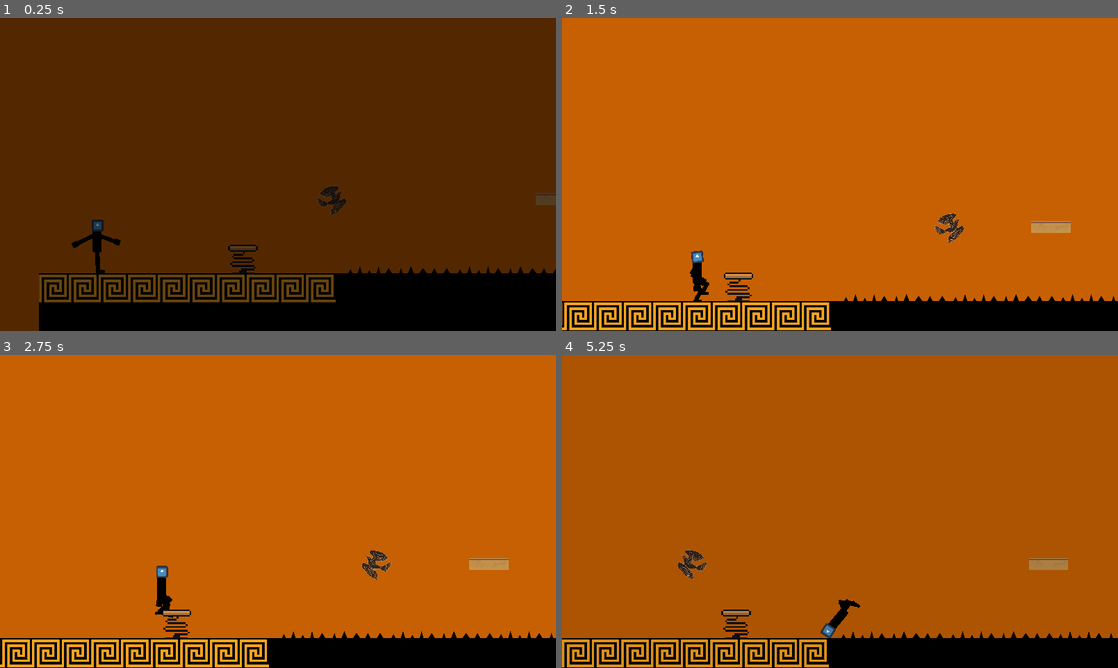
Above: before the commit, frames 1-4 (two rows, left to right).
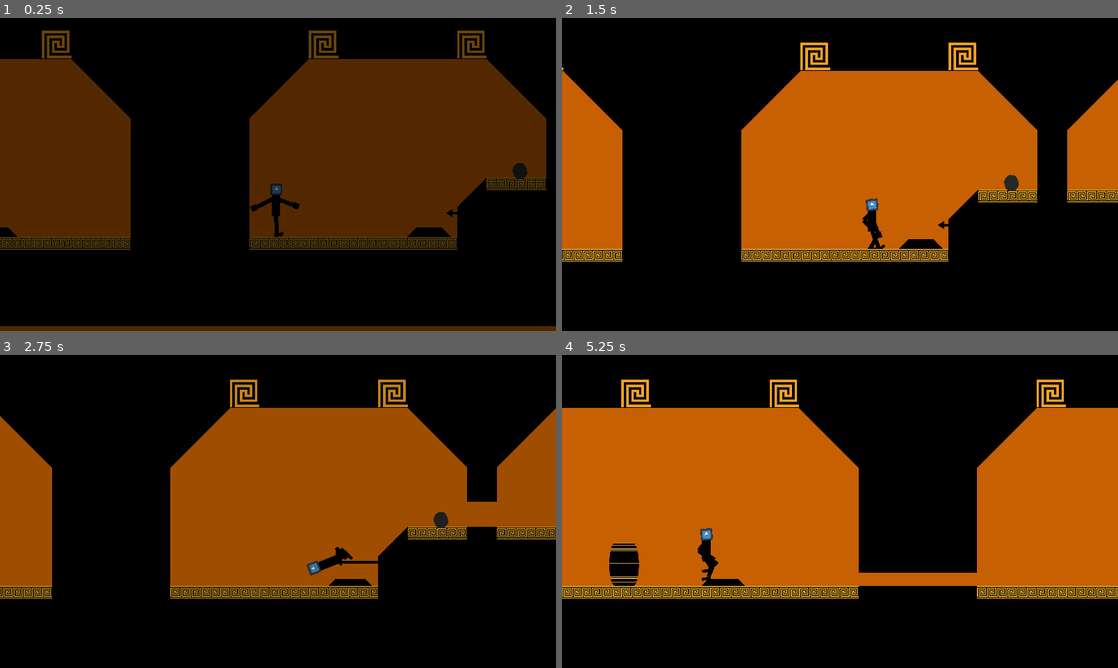
Above: after the commit, the same moments.

Repository: franmatijevic/GreekPlatformer
Game: Godot game, scene res://src/myths/myth_1/levels/level_2.tscn
Two runs of this game, one before a commit and one after it. Both use one fixed random seed, a clock stepped at 60 frames per second and the inputs below. This scene is started directly instead of the project's main scene. The engine's default icon, where the game draws it, is replaced by a stand-in: a white triangle on a blue panel in a dark square.
Inputs:
- Up to frame 1 (0.25 s): no input
- Up to frame 2 (1.5 s): tap Enter (ui_accept) at 0.5, 0.77 s; hold D (right) from 0.53 s (still down); tap Space (pickThrow) at 0.6 s; tap F (shoot) at 1.35 s
- Up to frame 3 (2.75 s): tap Enter (ui_accept) at 1.52 s; release D (right) at 2.03 s; hold A (left) from 2.03 s (still down); tap Space (pickThrow) at 2.1 s
- Up to frame 4 (5.25 s): release A (left) at 2.78 s; hold D (right) 2.78-4.28 s; tap F (shoot) at 2.85, 4.35 s; tap Enter (ui_accept) at 3.02, 3.77, 4.52 s; tap Space (pickThrow) at 3.6, 5.1 s; hold A (left) 4.28-5.03 s; hold D (right) from 5.03 s (still down)

The runs differ from the first frame. In frame 1, 49% of the frame differs, in the area x 0-100%, y 0-100%; in frame 2, 60%; in frame 3, 93%; in frame 4, 92%.

Commit message:
Implementirana Atena
Implementirana Atena kao pomoc pri prvom skupljanju kamena

Diff:
--- a/greekplatformer/src/dialogue/level_2_dialogue/lvl_2_help_1.json
+++ b/greekplatformer/src/dialogue/level_2_dialogue/lvl_2_help_1.json
@@ -1,8 +1,8 @@
 {
 	"lvl_2_help_1": [
-		{"speaker": "Atena", "text": "You can pick up rocks using the SPACE button.", "action": "none"},
+		{"speaker": "Atena", "text": "You can pick up rocks using the SPACE button.", "action": "fade", "parameters": {"duration": 4, "targetAlpha": 1.0}},
 		{"speaker": "Atena", "text": "You can also throw rocks with SPACE.", "action": "none"},
 		{"speaker": "Atena", "text": "You can calmly drop rocks with S.", "action": "none"},
-		{"speaker": "Atena", "text": "Good luck!", "action": "exit"}
+		{"speaker": "Atena", "text": "Good luck!", "action": "fade", "parameters": {"duration": 4, "targetAlpha": 0.0}}
 	]
 }
--- a/greekplatformer/src/environment/NPCs/NPC.gd
+++ b/greekplatformer/src/environment/NPCs/NPC.gd
@@ -5,7 +5,11 @@
 @export var speed: float = 100
 
 var moving = false
+var fading = false
 var targetPosition = Vector2()
+var fade_target_alpha
+var fade_duration
+var fade_timer = 0.0
 
 func _ready():
 	SignalBus.connect("npc_enter", Callable(self, "_on_npc_enter"))
@@ -14,8 +18,10 @@
 	position = entryPosition
 
 func _process(delta):
-	if(moving):
+	if (moving):
 		move_toward_position(delta)
+	if fading:
+		update_fade(delta)
 
 func move_toward_position(delta):
 	var direction = (targetPosition - position).normalized()
@@ -34,9 +40,23 @@
 	targetPosition = exitPosition
 	moving = true
 
+func update_fade(delta):
+	fade_timer += delta
+	var progress = clamp(fade_timer / fade_duration, 0, 1)
+	var new_alpha = lerp(modulate.a, fade_target_alpha, progress)
+	modulate.a = new_alpha
+
+	if progress >= 1.0:
+		fading = false
+
 func _on_perform_action(action: String, params: Dictionary):
 	if action == "move_to" and params.has("targetPosition"):
 		targetPosition = Vector2(params["targetPosition"][0], params["targetPosition"][1])
 		moving = true
+	elif action == "fade" and params.has("targetAlpha") and params.has("duration"):
+		fade_target_alpha = params["targetAlpha"]
+		fade_duration = params["duration"]
+		fade_timer = 0.0
+		fading = true
 	elif action == "exit":
 		_on_npc_exit()
--- a/greekplatformer/src/myths/myth_1/levels/level_2.tscn
+++ b/greekplatformer/src/myths/myth_1/levels/level_2.tscn
@@ -13,17 +13,29 @@
 [ext_resource type="PackedScene" uid="uid://dmjewtowkouuf" path="res://src/levels/test_level_rooms/plate_plat_3.tscn" id="11_o32uc"]
 [ext_resource type="PackedScene" uid="uid://q0fd5uttpyas" path="res://src/levels/test_level_rooms/train_1.tscn" id="13_n48ka"]
 [ext_resource type="PackedScene" uid="uid://ddcmg04sjxibr" path="res://src/levels/test_level_rooms/simple_catch.tscn" id="14_c7yos"]
+[ext_resource type="Texture2D" uid="uid://c8o5baq8wi7l8" path="res://src/environment/NPCs/NPCArt/Atena/atena.png" id="15_35mr5"]
 [ext_resource type="PackedScene" uid="uid://msbx403o64vi" path="res://src/levels/test_level_rooms/trickthrow.tscn" id="15_u470v"]
+[ext_resource type="PackedScene" uid="uid://dryw6f1ldmo8v" path="res://src/dialogue/dialogueArea.tscn" id="16_a6ohr"]
+[ext_resource type="Script" path="res://src/environment/NPCs/NPC.gd" id="16_pkbs7"]
+[ext_resource type="PackedScene" uid="uid://cgk8wq1kwrnb0" path="res://src/ui/dialogue_player.tscn" id="17_8gyri"]
+[ext_resource type="Script" path="res://src/ui/dialoguePlayer.gd" id="18_yn5x6"]
+[ext_resource type="PackedScene" uid="uid://byqxl2umwlcci" path="res://src/dialogue/speechBubble.tscn" id="19_ilpay"]
+
+[sub_resource type="RectangleShape2D" id="RectangleShape2D_0fxqs"]
+size = Vector2(215, 32.5)
 
 [node name="level2" node_paths=PackedStringArray("current_room") instance=ExtResource("1_goh0a")]
 position = Vector2(36, -7)
-current_room = NodePath("Soba1")
+current_room = NodePath("Room")
 
 [node name="Camera" parent="." index="3" node_paths=PackedStringArray("player")]
 player = NodePath("../Player")
 
 [node name="Player" parent="." index="4" instance=ExtResource("2_hlsjp")]
-position = Vector2(-1386, 136)
+position = Vector2(23807, -6164)
+
+[node name="PlayerDialogueMarker" type="Marker2D" parent="Player" index="9"]
+position = Vector2(306, 218)
 
 [node name="Soba1" parent="." index="5" instance=ExtResource("3_tuqd1")]
 position = Vector2(-1517, -785)
@@ -40,26 +52,62 @@
 [node name="Soba5" parent="." index="9" instance=ExtResource("7_2jacc")]
 position = Vector2(16515, -5137)
 
-[node name="CanvasLayerPause" parent="." index="10"]
+[node name="DialogueLayer" type="CanvasLayer" parent="." index="10"]
+
+[node name="CanvasLayerPause" parent="." index="11"]
 follow_viewport_scale = 377.106
 
-[node name="Room" parent="." index="11" instance=ExtResource("8_fo8j4")]
+[node name="Room" parent="." index="12" instance=ExtResource("8_fo8j4")]
 position = Vector2(24452, -6033)
 
-[node name="CloudRock" parent="." index="12" instance=ExtResource("9_dcwrc")]
+[node name="CloudRock" parent="." index="13" instance=ExtResource("9_dcwrc")]
 position = Vector2(26500, -6289)
 
-[node name="PlatePlatform" parent="." index="13" instance=ExtResource("10_o816v")]
+[node name="PlatePlatform" parent="." index="14" instance=ExtResource("10_o816v")]
 position = Vector2(28804, -6417)
 
-[node name="platePlat3" parent="." index="14" instance=ExtResource("11_o32uc")]
+[node name="platePlat3" parent="." index="15" instance=ExtResource("11_o32uc")]
 position = Vector2(31364, -6417)
 
-[node name="Train1" parent="." index="15" instance=ExtResource("13_n48ka")]
+[node name="Train1" parent="." index="16" instance=ExtResource("13_n48ka")]
 position = Vector2(35844, -7825)
 
-[node name="SimpleCatch" parent="." index="16" instance=ExtResource("14_c7yos")]
+[node name="SimpleCatch" parent="." index="17" instance=ExtResource("14_c7yos")]
 position = Vector2(41092, -7825)
 
-[node name="Room2" parent="." index="17" instance=ExtResource("15_u470v")]
+[node name="Room2" parent="." index="18" instance=ExtResource("15_u470v")]
 position = Vector2(43524, -8721)
+
+[node name="Atena" type="Sprite2D" parent="." index="19"]
+modulate = Color(1, 1, 1, 0)
+z_index = 100
+position = Vector2(23460, -6735)
+scale = Vector2(-0.63, 0.63)
+texture = ExtResource("15_35mr5")
+script = ExtResource("16_pkbs7")
+entryPosition = Vector2(23460, -6735)
+exitPosition = Vector2(23460, -6735)
+
+[node name="AtenaDialogueMarker" type="Marker2D" parent="Atena" index="0"]
+position = Vector2(36519, 11307.9)
+rotation = 3.14159
+scale = Vector2(1.5873, -1.5873)
+
+[node name="DialogueAreaHelp1" parent="." index="20" instance=ExtResource("16_a6ohr")]
+process_mode = 0
+position = Vector2(24830, -6444)
+dialogueKey = "lvl_2_help_1"
+oneTime = true
+
+[node name="CollisionShape2D" parent="DialogueAreaHelp1" index="0"]
+position = Vector2(29.5, 149)
+shape = SubResource("RectangleShape2D_0fxqs")
+
+[node name="DialoguePlayer" parent="." index="21" instance=ExtResource("17_8gyri")]
+z_index = 100
+scale = Vector2(15.815, 15.815)
+script = ExtResource("18_yn5x6")
+sceneTextFile = "res://src/dialogue/level_2_dialogue/lvl_2_help_1.json"
+speechBubbleScene = ExtResource("19_ilpay")
+
+[editable path="DialogueAreaHelp1"]
--- a/greekplatformer/src/ui/dialoguePlayer.gd
+++ b/greekplatformer/src/ui/dialoguePlayer.gd
@@ -21,6 +21,7 @@
 
 	speakerMarkers["Zeus"] = $"../Zeus/ZeusDialogueMarker"
 	speakerMarkers["Prometej"] = $"../Player/PlayerDialogueMarker"
+	speakerMarkers["Atena"] = $"../Atena/AtenaDialogueMarker"
 
 func load_scene_text():
 	if FileAccess.file_exists(sceneTextFile):
Renamed: greekplatformer/src/environment/NPCs/NPCArt/Atena/athena.png -> greekplatformer/src/environment/NPCs/NPCArt/Atena/atena.png
Not shown, changed: greekplatformer/src/environment/NPCs/NPCArt/Atena/atena.png.import
Not shown: 1 places in greekplatformer/src/myths/myth_1/levels/level_2.tscn that only renumber resources
